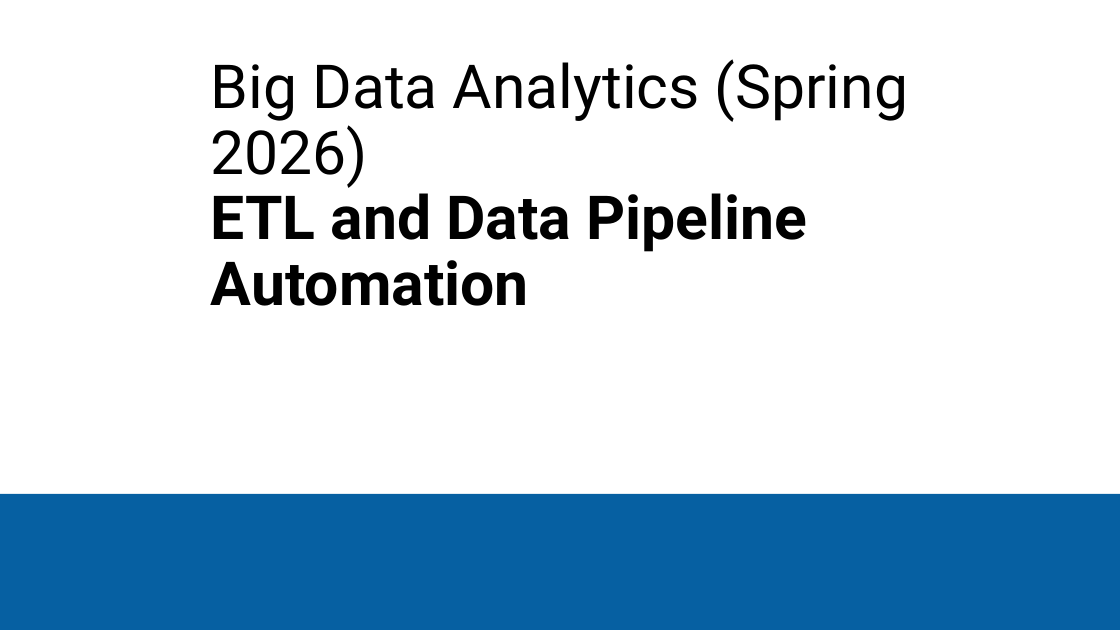
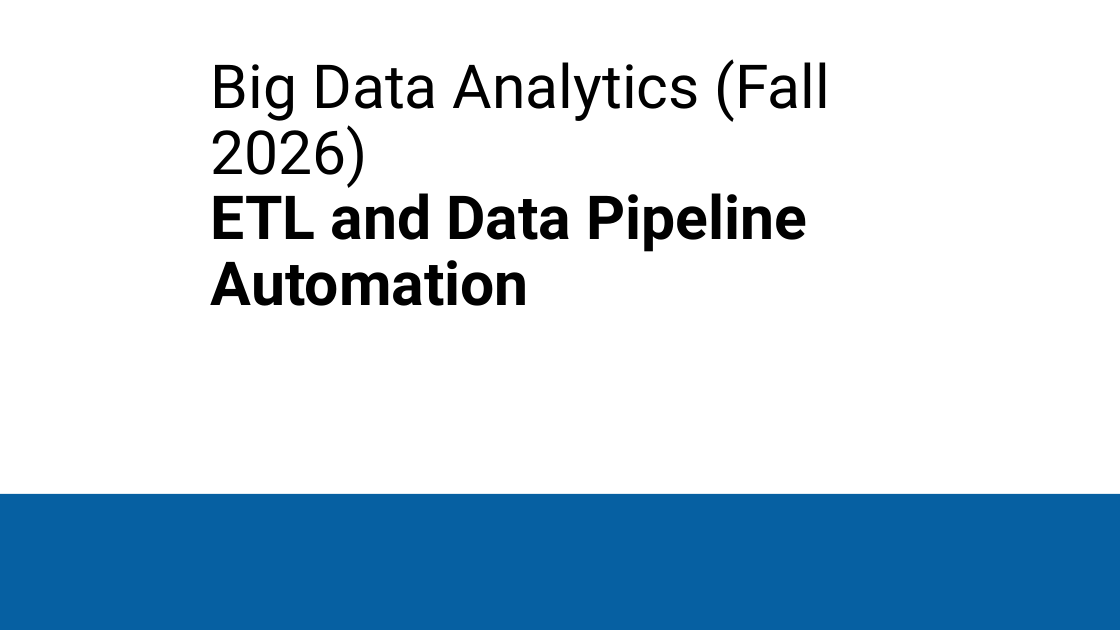
Before and after one commit to zhangyu027/UCI_Hadoop_Apache_Airflow, a slide deck: slide 1 of 02_Slides/M3A_ETL_Pipeline_DataWareHouse.pptx. Drawn at 1120x630 pixels with LibreOffice and Linux fonts; fonts in the diff are those of the drawing. Boxes give left, top, right and bottom in pixels: in the first picture for what was removed or moved away, otherwise in the second. Text is boxed around its words. In the diff, an @@ line names an element or a change of style, - is before the commit and + after.

```diff
--- a/02_Slides/M3A_ETL_Pipeline_DataWareHouse.pptx
+++ b/02_Slides/M3A_ETL_Pipeline_DataWareHouse.pptx
@@ title at box(211, 59, 831, 306): text changed; bold on @@
-Big Data Analytics (Spring 2026)
-ETL and Data Pipeline Automation
+Big Data Analytics (Fall 2026)
+ETL and Data Pipeline Automation
```
Also in this commit, not shown: 16 other slides changed, 10 other files.
